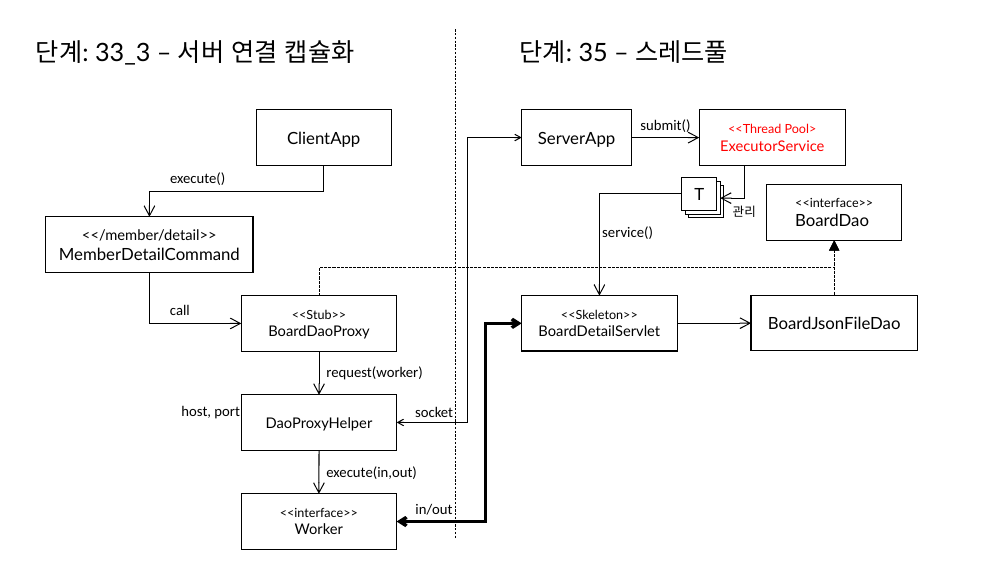
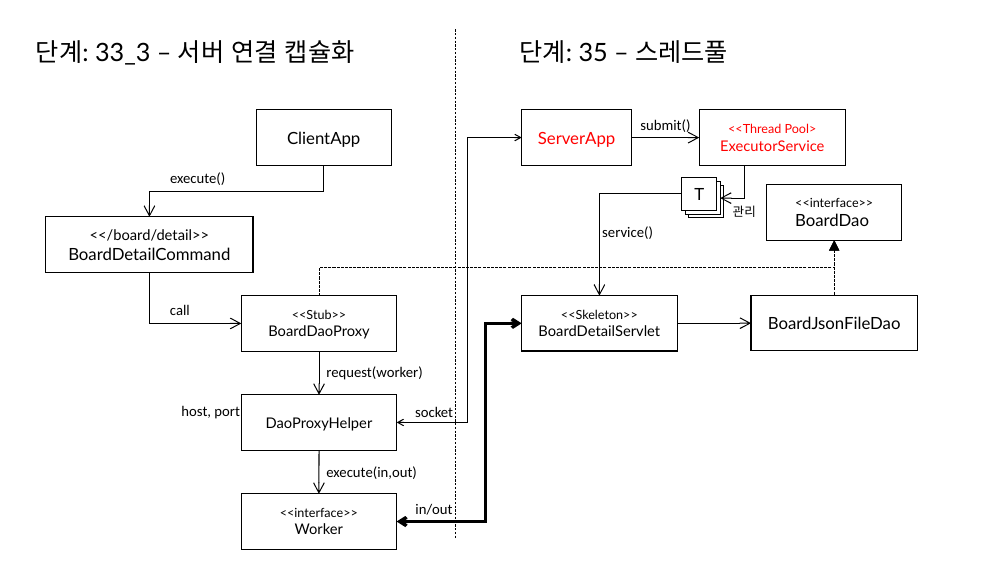
Before and after one commit to eomjinyoung/bitcamp-20191202, a slide deck: slide 47 of ClassDiagram.pptx. Drawn at 1008x567 pixels with LibreOffice and Linux fonts; fonts in the diff are those of the drawing. Boxes give left, top, right and bottom in pixels: in the first picture for what was removed or moved away, otherwise in the second. Text is boxed around its words. In the diff, an @@ line names an element or a change of style, - is before the commit and + after.

```diff
--- a/ClassDiagram.pptx
+++ b/ClassDiagram.pptx
@@ rectangle "ServerApp" at [522, 110, 631, 166]: text colour #000000 to #FF0000 @@
@@ text in rectangle at [68, 229, 230, 260]: text changed @@
-<</member/detail>>
-MemberDetailCommand
+<</board/detail>>
+BoardDetailCommand
```
Also in this commit, not shown: 5 other slides changed, 4 slides added, 7 other files.
